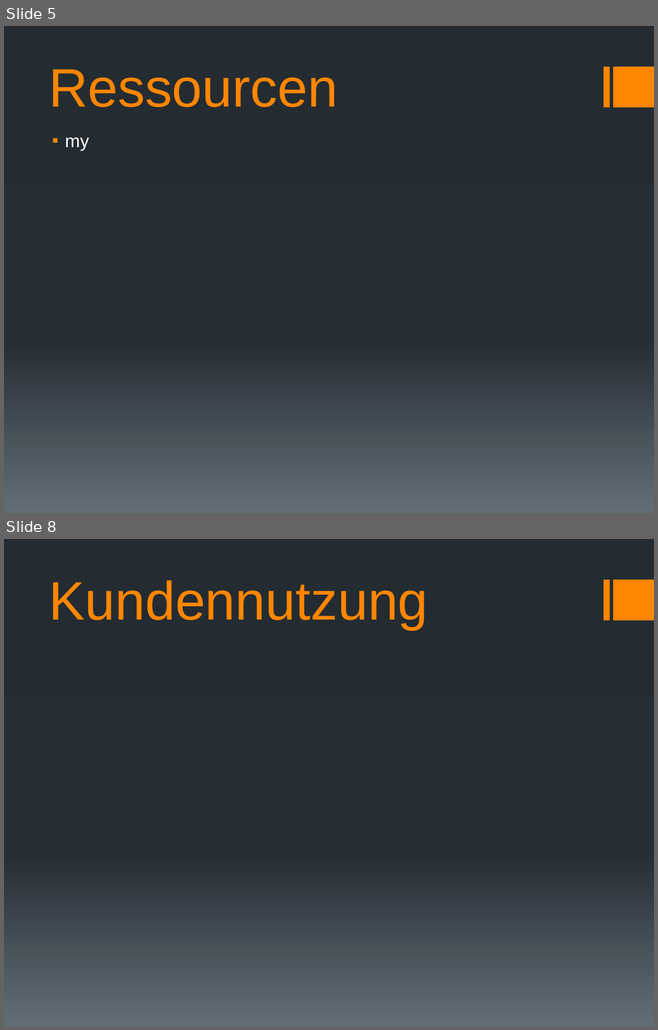
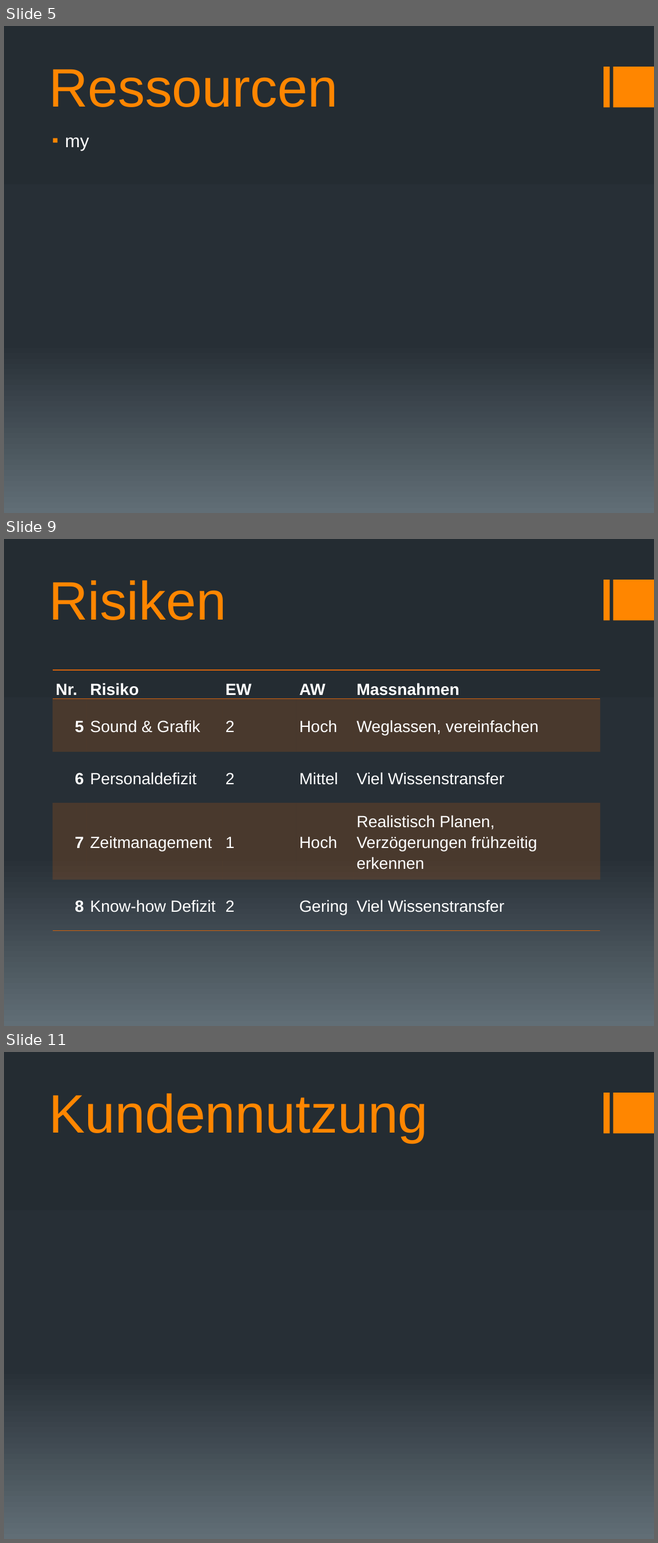
Before and after one commit to docker-apps/Docker, a slide deck: Documents/Projektskizze/Projektskizze_Präsentation_v1.pptx. Shown one above the other, each under a label of ours: slides 5 and 8 before the commit, slides 5, 9 and 11 after it; the slides between them are not shown. The pictures are 658x1030 and 658x1543 pixels, drawn with LibreOffice and Linux fonts; fonts in the diff are those of the drawing. Boxes give left, top, right and bottom in pixels: in the first picture for what was removed or moved away, otherwise in the second. Text is boxed around its words. In the diff, an @@ line names an element or a change of style, - is before the commit and + after.

```diff
--- a/Documents/Projektskizze/Projektskizze_Präsentation_v1.pptx
+++ b/Documents/Projektskizze/Projektskizze_Präsentation_v1.pptx
@@ slide 9 added at [4, 539, 654, 1026], background gradient #242C33 to #273037 to #636D76; not listed: 2 template elements that a slide beside it also shows @@
@@ title added at [49, 580, 226, 620], 60 pt, text #FF8600 @@
+Risiken
@@ table added at [53, 670, 600, 931], 5 rows, 5 columns @@
+Nr. | Risiko | EW | AW | Massnahmen
+5 | Sound & Grafik | 2 | Hoch | Weglassen, vereinfachen
+6 | Personaldefizit | 2 | Mittel | Viel Wissenstransfer
+7 | Zeitmanagement | 1 | Hoch | Realistisch Planen, Verzögerungen frühzeitig erkennen
+8 | Know-how Defizit | 2 | Gering | Viel Wissenstransfer
@@ what was slide 8 is now slide 11 @@
```
Also in this commit, not shown: 4 other slides added, 2 slides removed, 8 other files.
